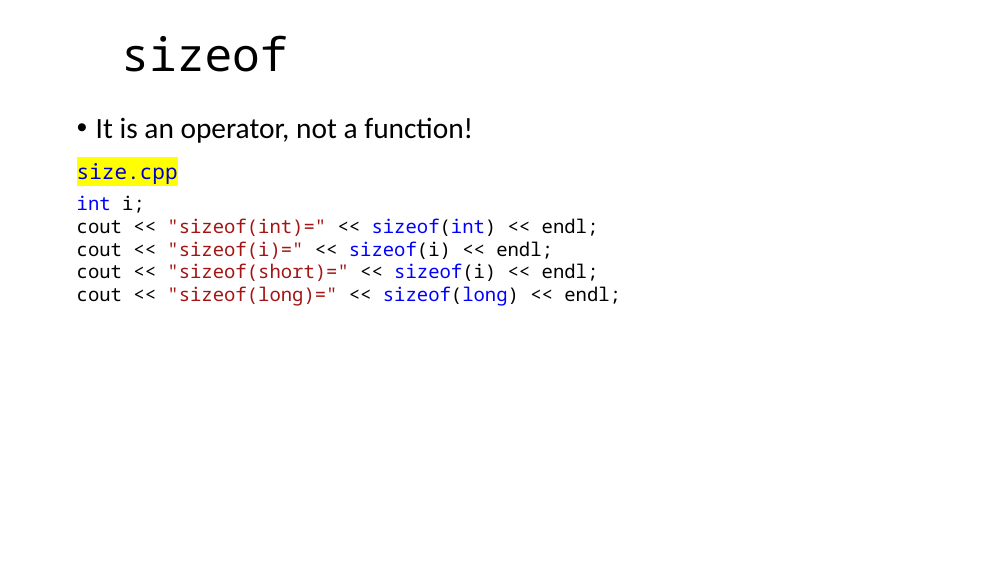
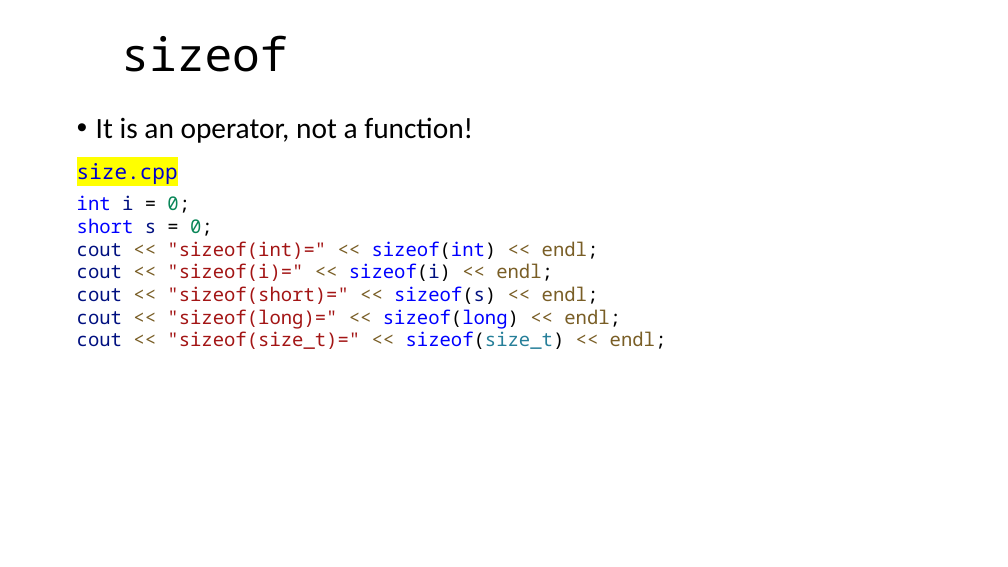
Before and after one commit to dayekuaipao/CPPLearning, a slide deck: slide 10 of week02/Lecture02.pptx. Drawn at 1008x567 pixels with LibreOffice and Linux fonts; fonts in the diff are those of the drawing; background and template pictures are left out. Boxes give left, top, right and bottom in pixels: in the first picture for what was removed or moved away, otherwise in the second. Text is boxed around its words. In the diff, an @@ line names an element or a change of style, - is before the commit and + after.

```diff
--- a/week02/Lecture02.pptx
+++ b/week02/Lecture02.pptx
@@ text at (77, 195, 213, 236): text changed @@
-int i;
+int i = 0;
+short s = 0;
@@ text at (77, 241, 621, 329): text colour #000000 to #001080 in "cout", "cout sizeof(i)", "cout"; text colour #000000 to #795E26 in "<< << << endl;", "<< << << endl;", "<< << << endl;" @@
@@ text at (77, 286, 599, 304): text changed; text colour #000000 to #A31515 @@
-cout << "sizeof(short)=" << sizeof(i) << endl;
+cout << "sizeof(short)=" << sizeof(s) << endl;
@@ text at (77, 331, 667, 349): paragraph added @@
+cout << "sizeof(size_t)=" << sizeof(size_t) << endl;
```
Also in this commit, not shown: 4 other slides changed, 1 slide added, 12 other files.
